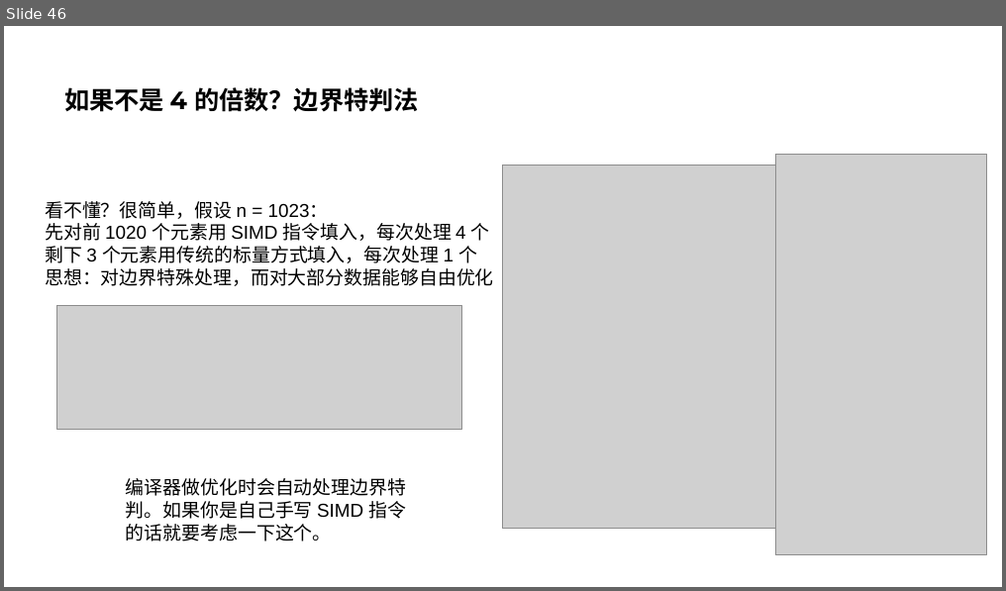
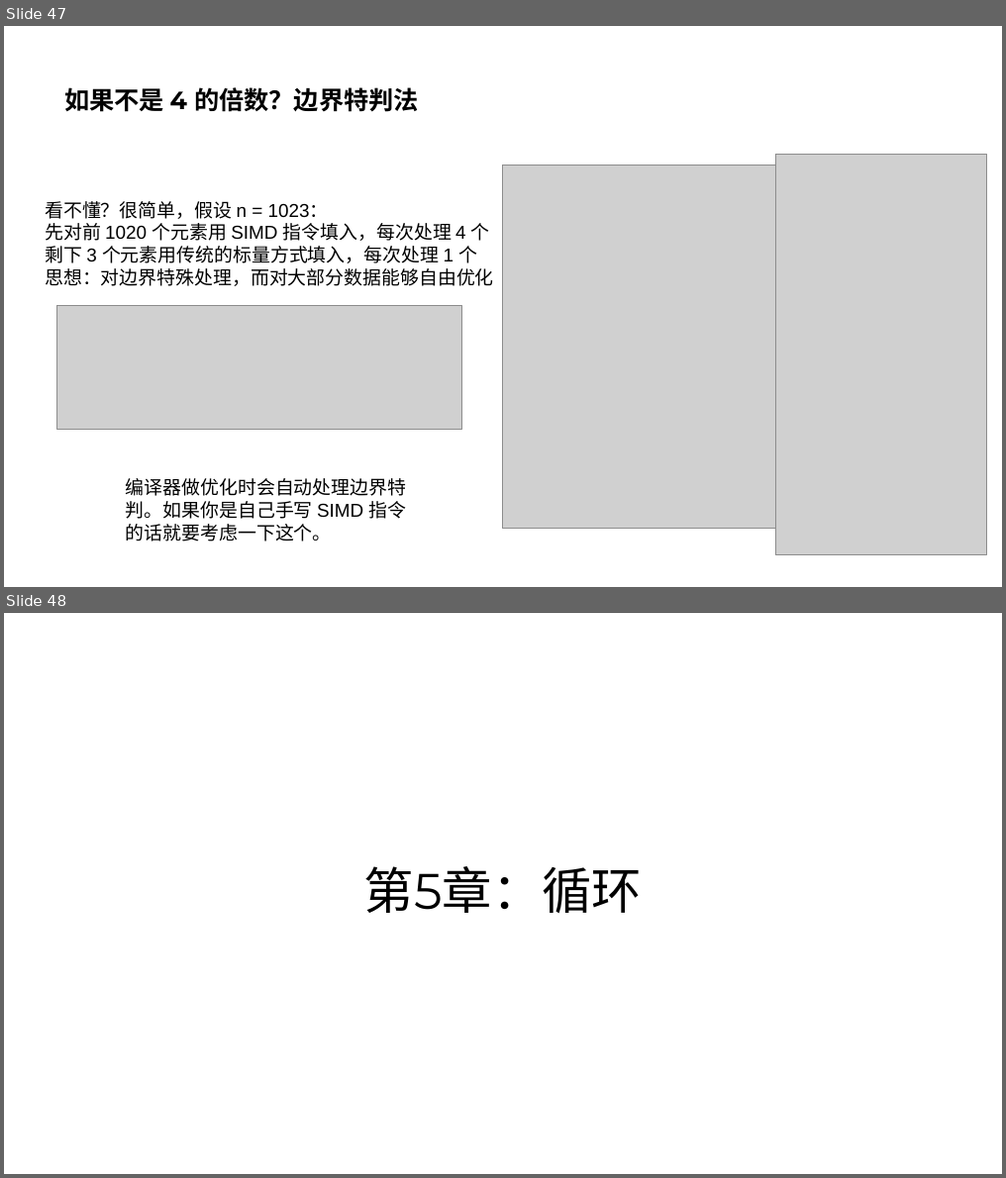
Before and after one commit to parallel101/course, a slide deck: 04/slides.pptx. Shown one above the other, each under a label of ours: slide 46 before the commit, slides 47 and 48 after it. The pictures are 1006x591 and 1006x1178 pixels, drawn with LibreOffice and Linux fonts; fonts in the diff are those of the drawing; grey boxes stand for pictures. Boxes give left, top, right and bottom in pixels: in the first picture for what was removed or moved away, otherwise in the second. Text is boxed around its words. In the diff, an @@ line names an element or a change of style, - is before the commit and + after.

```diff
--- a/04/slides.pptx
+++ b/04/slides.pptx
@@ slide 48 added at (x1=4, y1=613, x2=1002, y2=1174), background #FFFFFF @@
@@ title added at (x1=364, y1=866, x2=642, y2=914), 48 pt, text #000000 @@
+第5章：循环
@@ what was slide 46 is now slide 47 @@
```
Also in this commit, not shown: 1 slide changed, 2 other slides added, 33 other files.
